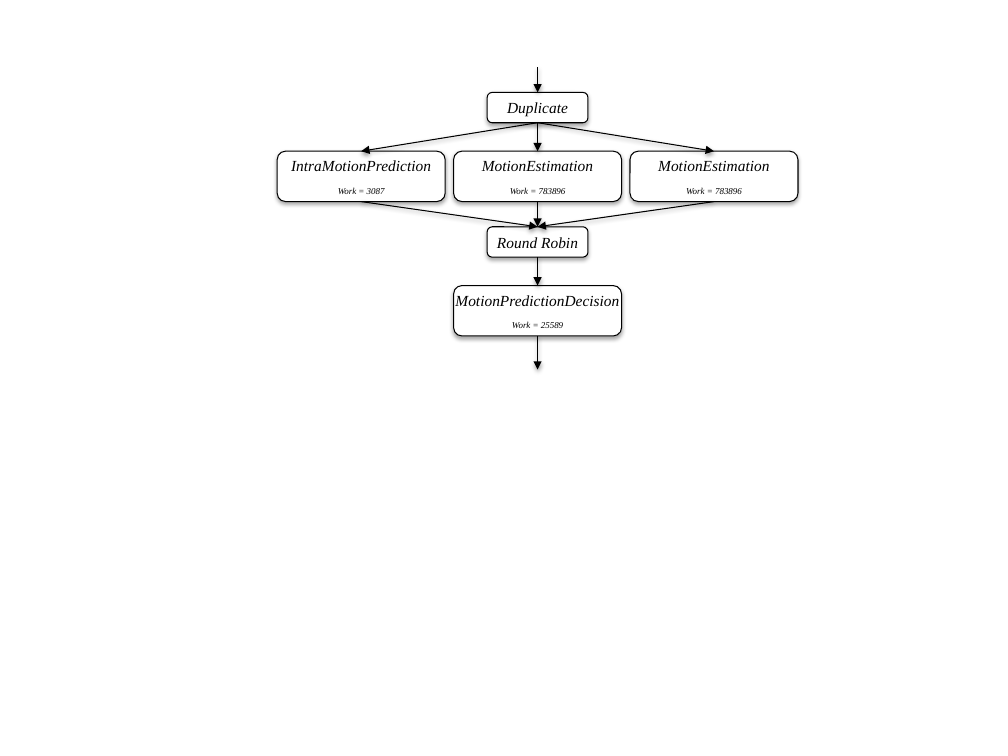
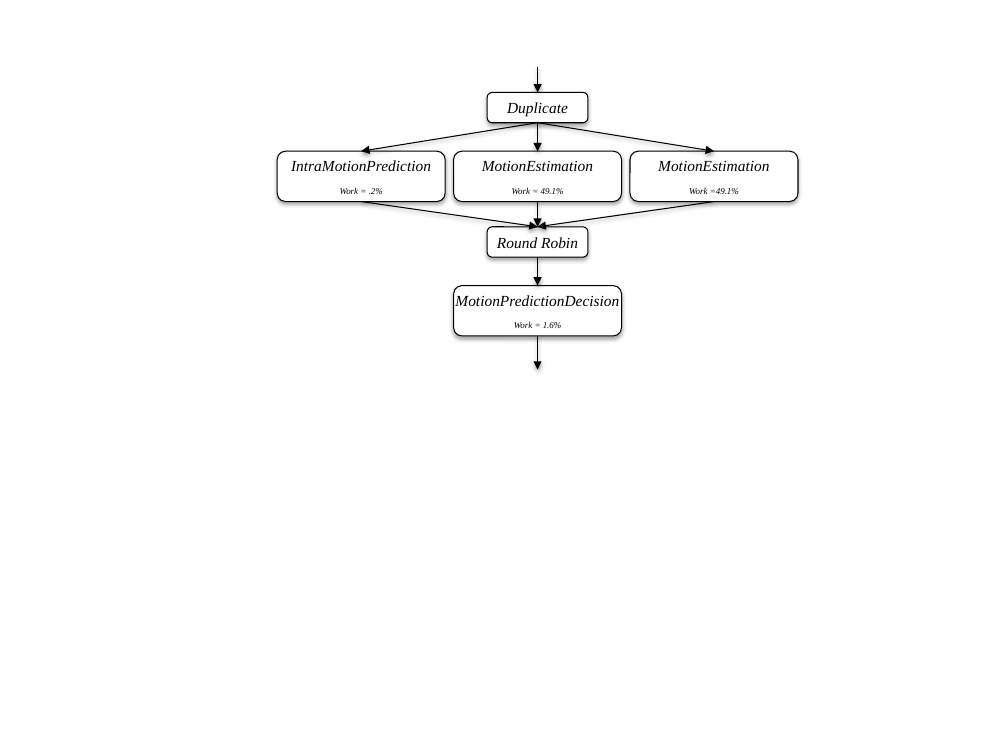
Before and after one commit to rrnewton/StreamIt, a slide deck: slide 10 of streams/docs/induction-state-2012/figures/fission-induction2.pptx (slide 15 before the commit). Drawn at 1008x756 pixels with LibreOffice and Linux fonts; fonts in the diff are those of the drawing. Boxes give left, top, right and bottom in pixels: in the first picture for what was removed or moved away, otherwise in the second. Text is boxed around its words. In the diff, an @@ line names an element or a change of style, - is before the commit and + after.

```diff
--- a/streams/docs/induction-state-2012/figures/fission-induction2.pptx
+++ b/streams/docs/induction-state-2012/figures/fission-induction2.pptx
@@ text in rounded rectangle at [340,187,383,194]: text changed @@
-Work = 3087
+Work = .2%
@@ text in rounded rectangle at [512,187,564,194]: text changed @@
-Work = 783896
+Work = 49.1%
@@ text in rounded rectangle at [689,188,739,194]: text changed @@
-Work = 783896
+Work =49.1%
@@ text in rounded rectangle at [514,322,562,328]: text changed @@
-Work = 25589
+Work = 1.6%
```
Also in this commit, not shown: 5 other slides changed, 2 slides removed, 1 other file.
